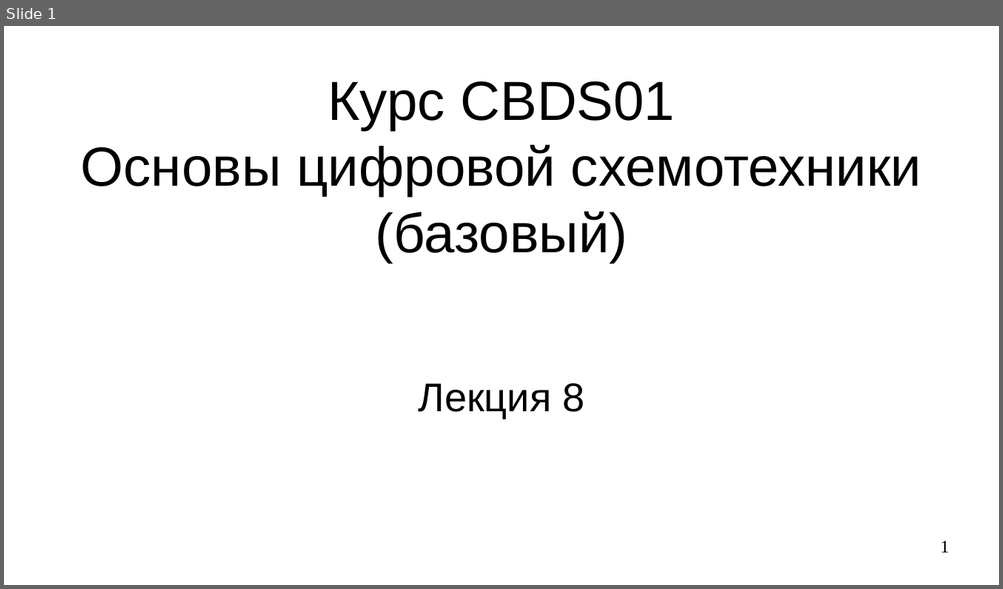
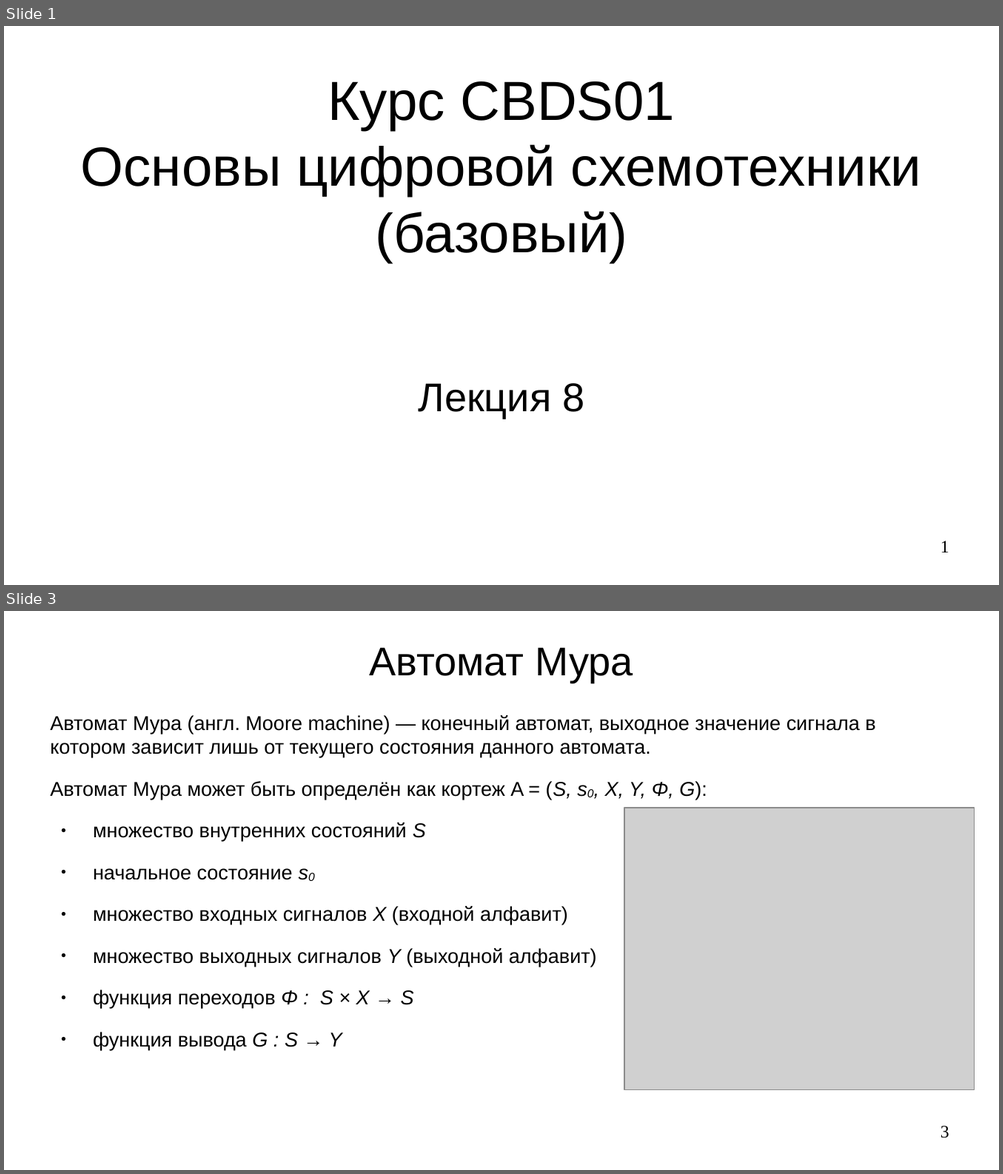
Before and after one commit to steelcraft/stud-lab, a slide deck: Лекции/СBDS01#L8.odp. Shown one above the other, each under a label of ours: slide 1 before the commit, slides 1 and 3 after it; the slides between them are not shown. The pictures are 1003x589 and 1003x1174 pixels, drawn with LibreOffice and Linux fonts; fonts in the diff are those of the drawing; grey boxes stand for pictures. Boxes give left, top, right and bottom in pixels: in the first picture for what was removed or moved away, otherwise in the second. Text is boxed around its words. In the diff, an @@ line names an element or a change of style, - is before the commit and + after.

Commit message:
Добавлен раздел по конечным автоматам

```diff
--- a/Лекции/СBDS01#L8.odp
+++ b/Лекции/СBDS01#L8.odp
@@ slide 3 added at (4, 611, 999, 1170), background #FFFFFF @@
@@ title added at (369, 647, 633, 682), 32 pt, text #000000 @@
+Автомат Мура
@@ text added at (50, 715, 875, 1051), 16 pt, text #000000 @@
+Автомат Мура (англ. Moore machine) — конечный автомат, выходное значение сигнала в котором зависит лишь от текущего состояния данного автомата.
+Автомат Мура может быть определён как кортеж A = (S, s0, X, Y, Φ, G):
+● множество внутренних состояний S
+● начальное состояние s0
+● множество входных сигналов X (входной алфавит)
+● множество выходных сигналов Y (выходной алфавит)
+● функция переходов Φ : S × X → S
+● функция вывода G : S → Y
@@ picture added at (624, 808, 973, 1091) @@
@@ page number added at (940, 1126, 949, 1139), 14 pt, text #000000 @@
+3
```
Also in this commit, not shown: 3 slides changed, 1 other slide added, 3 slides removed.
